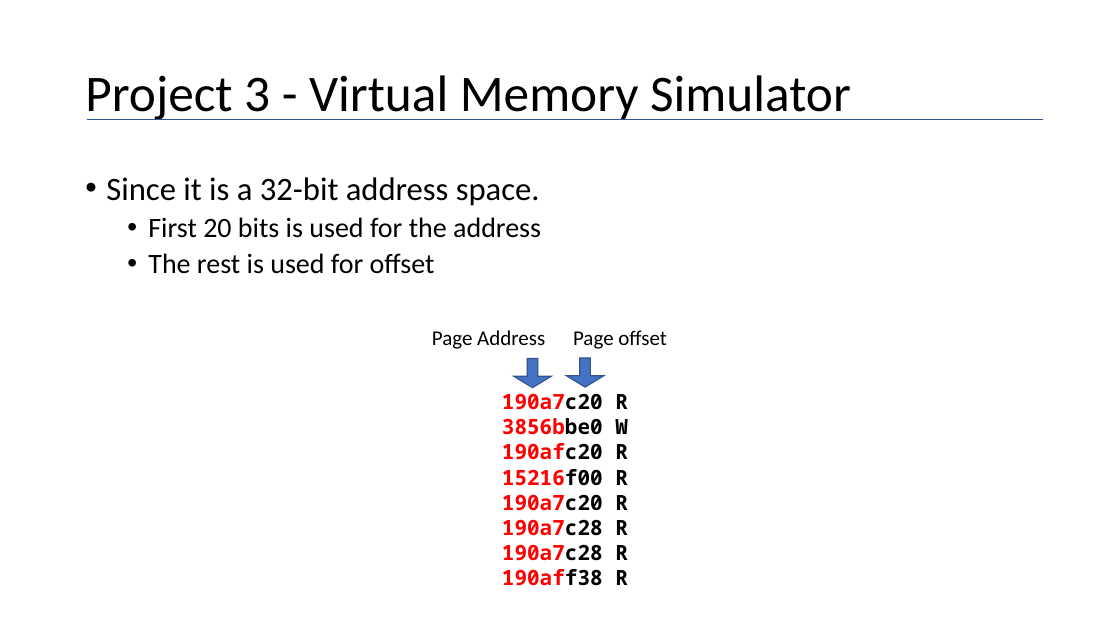
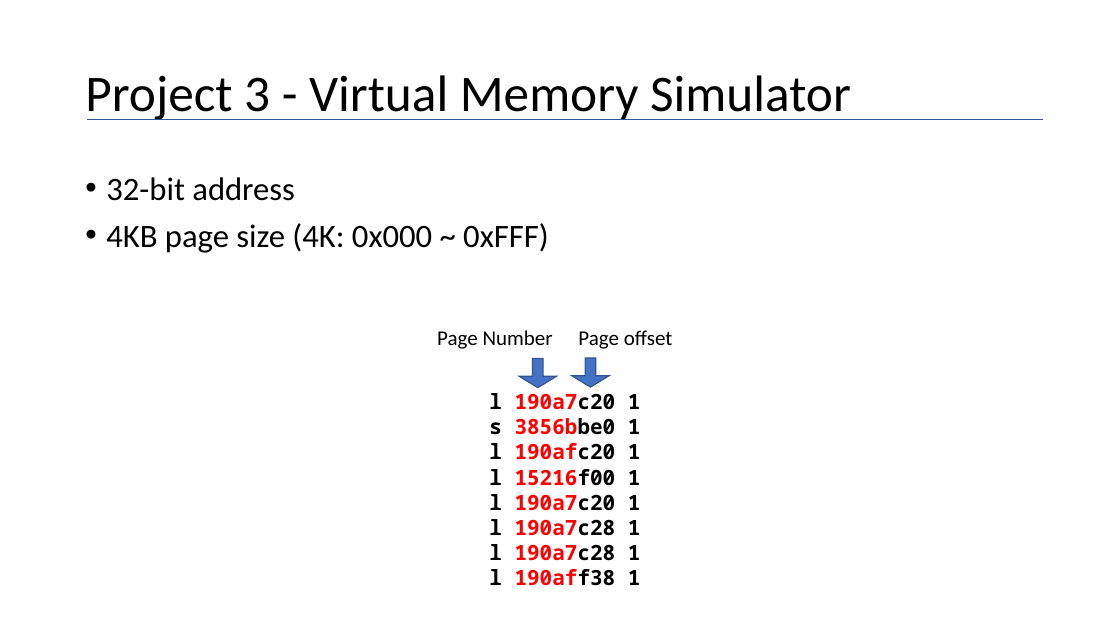
Before and after one commit to maher460/Pitt_CS1550_recitation_materials, a slide deck: slide 4 of week10/cs1550_spring2019_project3.pptx. Drawn at 1120x630 pixels with LibreOffice and Linux fonts; fonts in the diff are those of the drawing. Boxes give left, top, right and bottom in pixels: in the first picture for what was removed or moved away, otherwise in the second. Text is boxed around its words. In the diff, an @@ line names an element or a change of style, - is before the commit and + after.

```diff
--- a/week10/cs1550_spring2019_project3.pptx
+++ b/week10/cs1550_spring2019_project3.pptx
@@ text at [106, 177, 549, 253]: text changed; size 24 to 28 pt @@
-• Since it is a 32-bit address space.
-  • First 20 bits is used for the address
-  • The rest is used for offset
+• 32-bit address
+• 4KB page size (4K: 0x000 ~ 0xFFF)
@@ text at [437, 330, 553, 349]: text changed @@
-Page Address
+Page Number
@@ 2 down arrows, 1 text: place and size @@
-2 down arrows, 1 text at [514, 330, 667, 388]
+2 down arrows, 1 text at [519, 330, 673, 388]
@@ text at [489, 393, 641, 586]: text changed; text colour #FF0000 to #000000 @@
-190a7c20 R
-3856bbe0 W
-190afc20 R
-15216f00 R
-190a7c20 R
-190a7c28 R
-190a7c28 R
-190aff38 R
+l 190a7c20 1
+s 3856bbe0 1
+l 190afc20 1
+l 15216f00 1
+l 190a7c20 1
+l 190a7c28 1
+l 190a7c28 1
+l 190aff38 1
```
Also in this commit, not shown: 29 other slides changed, 9 slides added, 17 slides removed, 1 other file.
